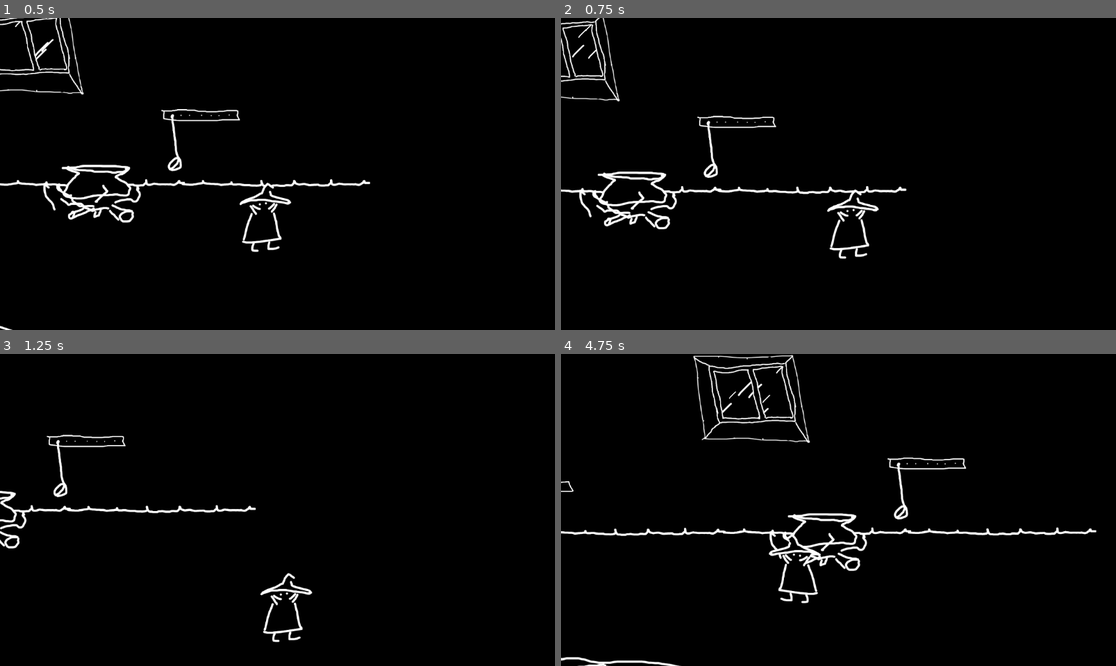
Above: before the commit, frames 1-4 (two rows, left to right).
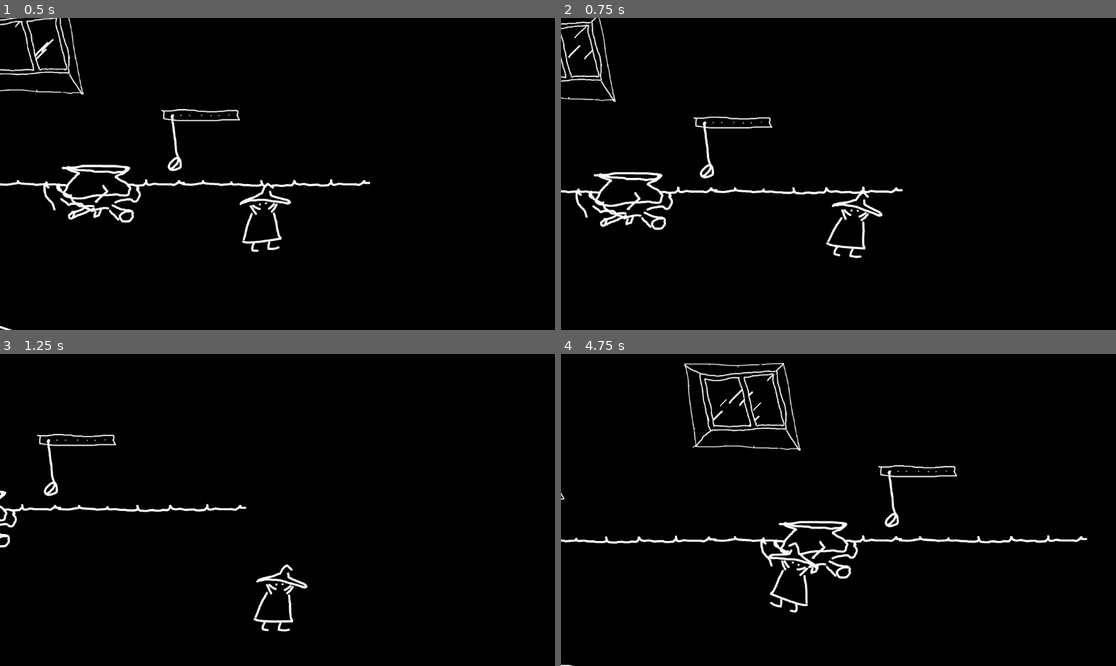
Above: after the commit, the same moments.

Repository: Badrpas/ld55-apr-2024
Game: Godot game, scene res://simulation.tscn
Two runs of this game, one before a commit and one after it. Both use one fixed random seed, a clock stepped at 60 frames per second and the inputs below.
Inputs:
- Up to frame 1 (0.5 s): no input
- Up to frame 2 (0.75 s): hold D (right) from 0.53 s (still down); tap E (UseE) at 0.6 s
- Up to frame 3 (1.25 s): keep holding D (right)
- Up to frame 4 (4.75 s): release D (right) at 1.28 s; hold S (down) 1.28-2.03 s; tap E (UseE) every 0.75 s from 1.35 to 4.35 s; hold D (right) 2.03-2.78 s; hold W (up) 2.78-3.53 s; hold A (left) from 3.53 s (still down)

Frame 1 is identical in both runs. In frame 2, 3.7% of the frame differs, in the area x 0-63%, y 0-78%; in frame 3, 2.3%; in frame 4, 6.7%, in the area x 0-97%, y 0-100%.

Commit message:
move animation

Diff:
--- a/player.tscn
+++ b/player.tscn
@@ -11,6 +11,98 @@
 [sub_resource type="CapsuleShape2D" id="CapsuleShape2D_n0ph4"]
 radius = 34.0
 height = 114.0
+
+[sub_resource type="Animation" id="Animation_bxxfu"]
+resource_name = "walk"
+length = 0.9
+loop_mode = 1
+tracks/0/type = "value"
+tracks/0/imported = false
+tracks/0/enabled = true
+tracks/0/path = NodePath("Image:position")
+tracks/0/interp = 2
+tracks/0/loop_wrap = true
+tracks/0/keys = {
+"times": PackedFloat32Array(0, 0.2, 0.3, 0.5, 0.6, 0.8, 0.9),
+"transitions": PackedFloat32Array(1, 1, 1, 1, 1, 1, 1),
+"update": 0,
+"values": [Vector2(2, 6), Vector2(2, -19), Vector2(2, 6), Vector2(2, -19), Vector2(2, 6), Vector2(2, -19), Vector2(2, 6)]
+}
+tracks/1/type = "value"
+tracks/1/imported = false
+tracks/1/enabled = true
+tracks/1/path = NodePath("Image:rotation")
+tracks/1/interp = 1
+tracks/1/loop_wrap = true
+tracks/1/keys = {
+"times": PackedFloat32Array(0, 0.3, 0.6, 0.9),
+"transitions": PackedFloat32Array(1, 1, 1, 1),
+"update": 0,
+"values": [0.0, -0.105279, 0.236596, 0.0]
+}
+
+[sub_resource type="Animation" id="Animation_d701w"]
+length = 0.001
+tracks/0/type = "value"
+tracks/0/imported = false
+tracks/0/enabled = true
+tracks/0/path = NodePath("Image:position")
+tracks/0/interp = 2
+tracks/0/loop_wrap = true
+tracks/0/keys = {
+"times": PackedFloat32Array(0),
+"transitions": PackedFloat32Array(1),
+"update": 0,
+"values": [Vector2(2, 6)]
+}
+tracks/1/type = "value"
+tracks/1/imported = false
+tracks/1/enabled = true
+tracks/1/path = NodePath("Image:rotation")
+tracks/1/interp = 1
+tracks/1/loop_wrap = true
+tracks/1/keys = {
+"times": PackedFloat32Array(0),
+"transitions": PackedFloat32Array(1),
+"update": 0,
+"values": [0.0]
+}
+
+[sub_resource type="Animation" id="Animation_4xlv3"]
+resource_name = "walk_2"
+length = 0.4
+loop_mode = 1
+tracks/0/type = "value"
+tracks/0/imported = false
+tracks/0/enabled = true
+tracks/0/path = NodePath("Image:position")
+tracks/0/interp = 2
+tracks/0/loop_wrap = true
+tracks/0/keys = {
+"times": PackedFloat32Array(0, 0.1, 0.2, 0.3, 0.4),
+"transitions": PackedFloat32Array(1, 1, 1, 1, 1),
+"update": 0,
+"values": [Vector2(2, 6), Vector2(2, -19), Vector2(2, 6), Vector2(2, -19), Vector2(2, 6)]
+}
+tracks/1/type = "value"
+tracks/1/imported = false
+tracks/1/enabled = true
+tracks/1/path = NodePath("Image:rotation")
+tracks/1/interp = 1
+tracks/1/loop_wrap = true
+tracks/1/keys = {
+"times": PackedFloat32Array(0, 0.2, 0.4),
+"transitions": PackedFloat32Array(1, 1, 1),
+"update": 0,
+"values": [0.0, 0.236596, 0.0]
+}
+
+[sub_resource type="AnimationLibrary" id="AnimationLibrary_a27dw"]
+_data = {
+"RESET": SubResource("Animation_d701w"),
+"walk": SubResource("Animation_bxxfu"),
+"walk_2": SubResource("Animation_4xlv3")
+}
 
 [node name="body" type="CharacterBody2D"]
 motion_mode = 1
@@ -45,5 +137,11 @@
 [node name="eventer" type="Node" parent="."]
 script = ExtResource("3_vierx")
 
+[node name="AnimationPlayer" type="AnimationPlayer" parent="."]
+libraries = {
+"": SubResource("AnimationLibrary_a27dw")
+}
+playback_default_blend_time = 0.1
+
 [connection signal="area_entered" from="Image/IteractionArea" to="eventer" method="add_potential_target"]
 [connection signal="area_exited" from="Image/IteractionArea" to="eventer" method="remove_potential_target"]
--- a/src/controller.gd
+++ b/src/controller.gd
@@ -6,6 +6,10 @@
 var velocity: Vector2
 
 var enabled = true
+
+var anim: AnimationPlayer
+func _ready():
+	anim = pawn.get_node('AnimationPlayer')
 
 func _physics_process(delta):
 	if not enabled: return
@@ -21,7 +25,13 @@
 	if Input.is_action_pressed('down'):
 		dy += 1;
 
-	if not (dx or dy): return
+	if not (dx or dy):
+		if anim.current_animation == 'walk_2':
+			anim.play('RESET', 0.5)
+		return
+
+	if not anim.is_playing() or anim.current_animation != 'walk_2':
+		anim.play('walk_2')
 
 	var dir = Vector2(dx, dy).normalized()
 	velocity = dir * (speed)
Not shown: 1 places in player.tscn that only renumber resources
